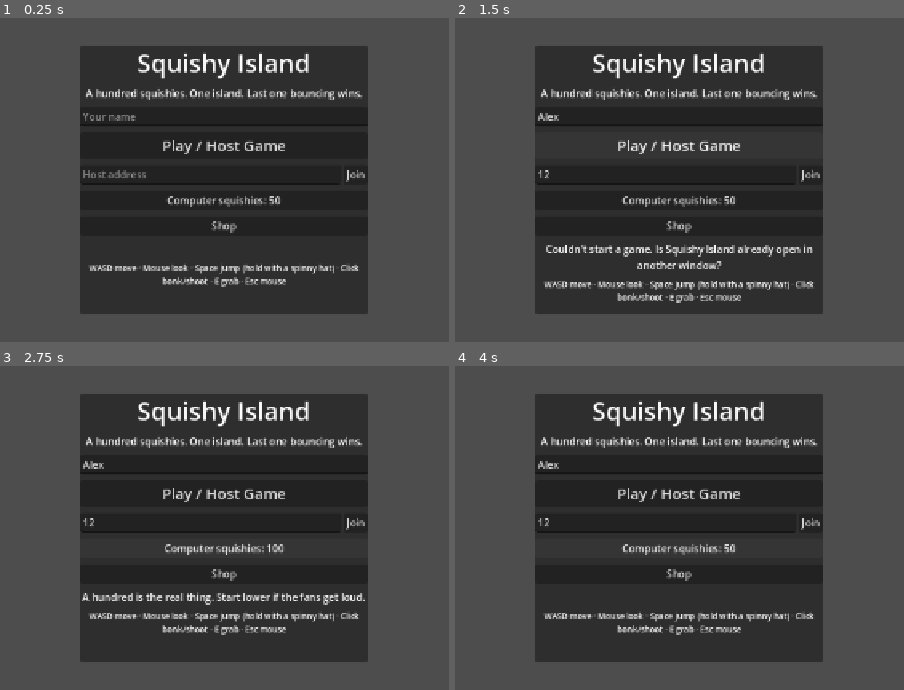
Above: before the commit, frames 1-4 (two rows, left to right).
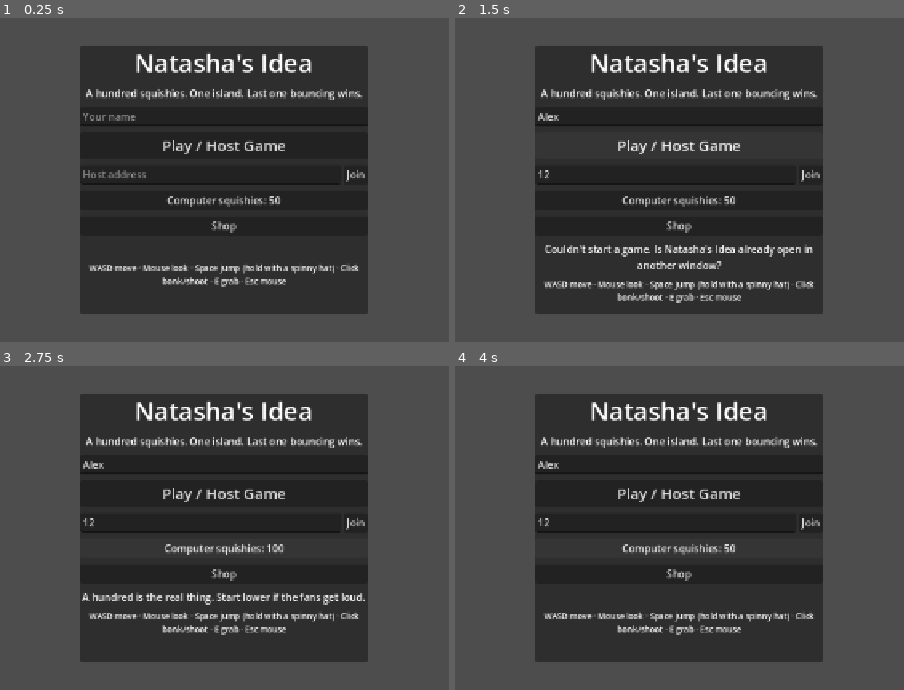
Above: after the commit, the same moments.

Repository: TheREAL-lab/bellasgame
Game: Godot game, scene res://scenes/Main.tscn
Same seed, same stepped clock (60 frames per second), same inputs: the game is played once before the commit and once after it.
Inputs (mouse positions are in pixels of both pictures, inside the frame that each line leads up to):
- Up to frame 1 (0.25 s): no input
- Up to frame 2 (1.5 s): click (679, 115) at 0.52 s; type "Alex" at 0.6 s; click (666, 173) at 0.75 s; type "12" at 0.83 s; click "Play / Host Game" at 1.25 s
- Up to frame 3 (2.75 s): click "Computer squishies: 50" at 2 s
- Up to frame 4 (4 s): click "Computer squishies: 100" at 2.75 s; click "Computer squishies: 25" at 3.5 s

The runs differ from the first frame. In frame 1, 1.5% of the frame differs, in the area x 30-70%, y 10-19%; in frame 2, 2.4%, in the area x 20-79%, y 10-74%; in frame 3, 1.5%; in frame 4, 1.5%.

Commit message:
Rename the game to Natasha's Idea
Covers the window title, the menu heading, the "already open in another window"
message, the macOS export path and both docs. The save file keeps its old name
on purpose: it is not derived from the project name, so a future rename cannot
orphan somebody's coins a second time.

Note the project name does drive Godot's user:// folder, so coins earned under
the old name are still on disk but no longer read.

Co-Authored-By: Claude Opus 5 <noreply@anthropic.com>
Claude-Session: https://claude.ai/code/session_016GtUcXvuno8BDLAnLTHN6X

Diff:
--- a/project.godot
+++ b/project.godot
@@ -10,7 +10,7 @@
 
 [application]
 
-config/name="Bella's Game"
+config/name="Natasha's Idea"
 run/main_scene="res://scenes/Main.tscn"
 config/features=PackedStringArray("4.7", "Forward Plus")
 config/icon="res://icon.svg"
--- a/scenes/Main.tscn
+++ b/scenes/Main.tscn
@@ -35,7 +35,7 @@
 
 [node name="TitleLabel" type="Label" parent="UI/MenuPanel/Center/VBox"]
 theme_override_font_sizes/font_size = 40
-text = "Squishy Island"
+text = "Natasha's Idea"
 horizontal_alignment = 1
 
 [node name="SubtitleLabel" type="Label" parent="UI/MenuPanel/Center/VBox"]
--- a/scripts/Main.gd
+++ b/scripts/Main.gd
@@ -428,7 +428,7 @@
 
 func _on_host_pressed() -> void:
 	if not NetworkManager.host_game(_chosen_name()):
-		status_label.text = "Couldn't start a game. Is Squishy Island already open in another window?"
+		status_label.text = "Couldn't start a game. Is Natasha's Idea already open in another window?"
 		return
 	ip_label.text = "Others join with this address:\n%s" % NetworkManager.get_local_ip()
 	ip_label.visible = true
Not shown, changed: export_presets.cfg
Not shown, changed: CLAUDE.md
Not shown, changed: README.md
